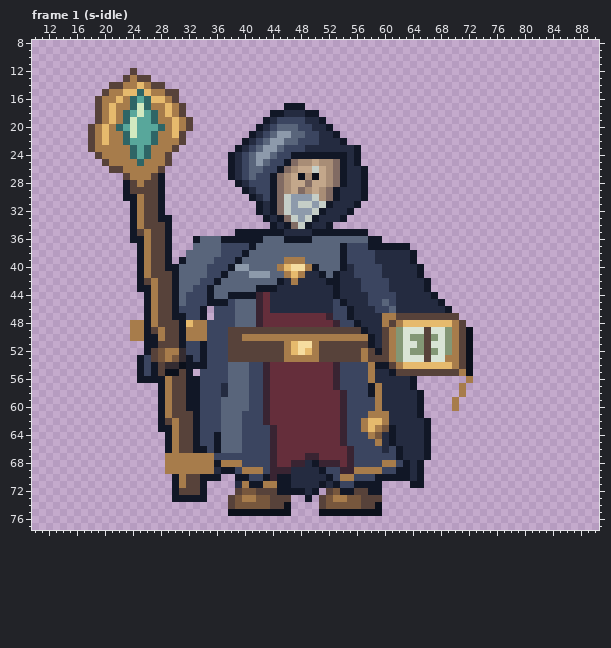
Pixel-art file, stored at art/hero-seer.aseprite. Above: the version before the commit.
96x96 pixels, 240 frames. Shown: frame 1 (s-idle): x 10..90, y 8..77. The commit also changed other frames, which this record leaves out.
The same view after the edit:
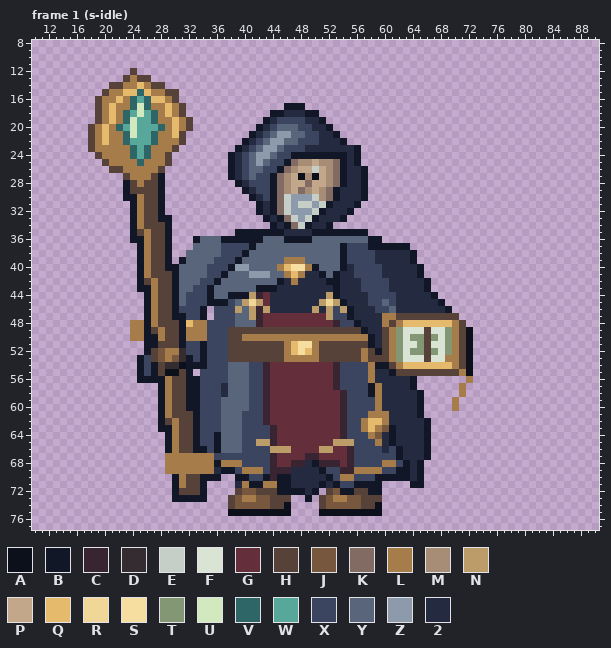
Palette (. is transparent): A #0b101b  B #111726  C #392432  D #342c31  E #c5cec7  F #d9e4d5  G #652e3b  H #57423a  J #77573d  K #816b63  L #a77c4b  M #a88d76  N #bc9c69  P #c3a78b  Q #e6ba6d  R #f1d797  S #f6dda0  T #839775  U #d2e9c0  V #2e6566  W #58a79b  X #3b4560  Y #59657b  Z #8d9aab  2 #242b40
Diff:
{"where": "frame 1 (s-idle), layer \"ink\""}
{"frame":1,"y":44,"x":41,"old":"B","new":"N"}
{"frame":1,"y":44,"x":52,"old":"2","new":"N"}
{"frame":1,"y":45,"x":40,"old":"YYC","new":"NRN"}
{"frame":1,"y":45,"x":51,"old":"22X","new":"NRN"}
{"frame":1,"y":46,"x":39,"old":"Y","new":"N"}
{"frame":1,"y":46,"x":41,"old":"Y","new":"N"}
{"frame":1,"y":46,"x":43,"old":"G","new":"N"}
{"frame":1,"y":46,"x":50,"old":"2","new":"N"}
{"frame":1,"y":46,"x":52,"old":"2","new":"N"}
{"frame":1,"y":46,"x":54,"old":"X","new":"N"}
{"frame":1,"y":47,"x":41,"old":"Y","new":"N"}
{"frame":1,"y":47,"x":52,"old":"C","new":"N"}
{"frame":1,"y":65,"x":42,"old":"XX","new":"NN"}
{"frame":1,"y":65,"x":53,"old":"GCX","new":"NNN"}
{"frame":1,"y":66,"x":44,"old":"CGG","new":"NNN"}
{"frame":1,"y":66,"x":51,"old":"GG","new":"NN"}
{"label":"changed","picture_box":[235,292,270,320]}
{"label":"changed","picture_box":[312,292,347,320]}
{"label":"changed","picture_box":[256,439,354,453]}
